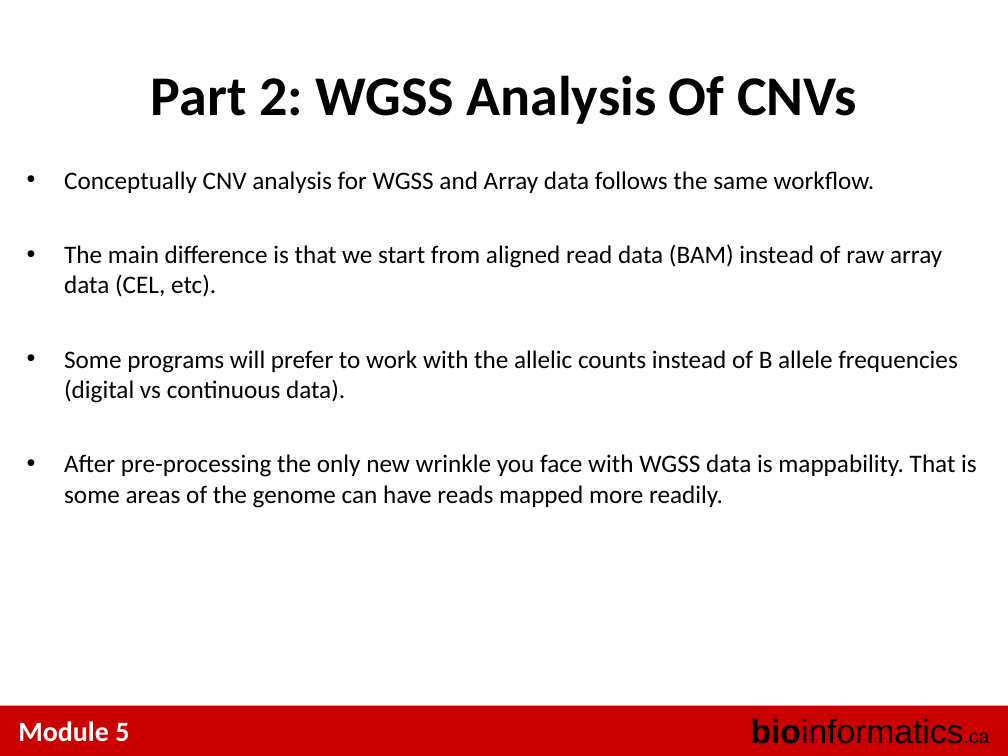
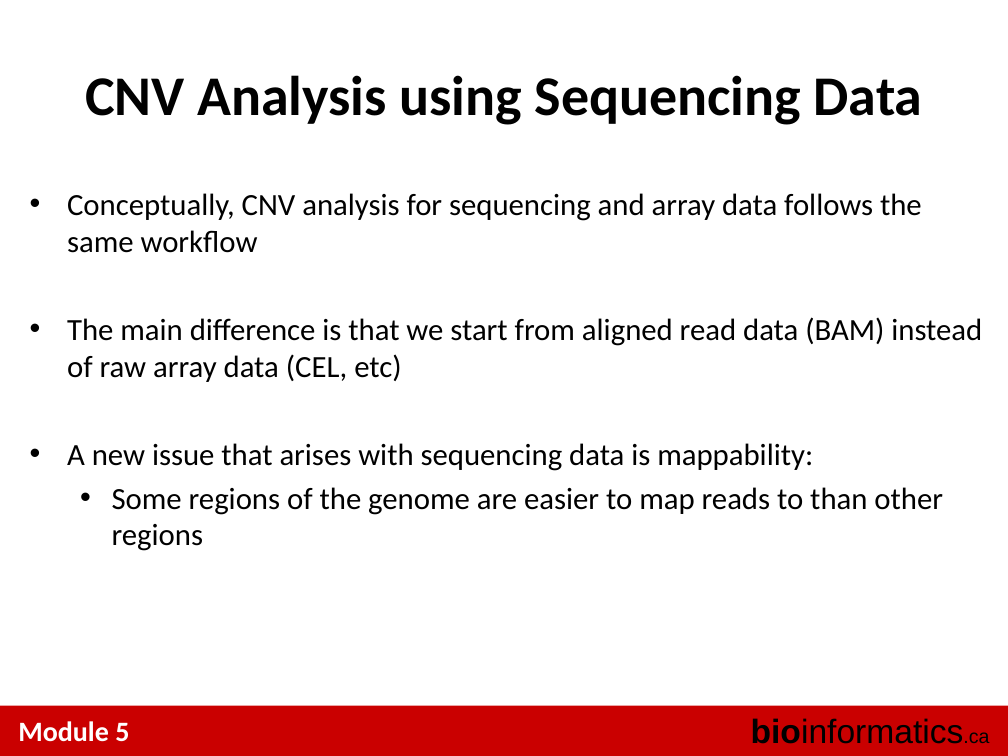
Before and after one commit to tinyheero/BICG-2016, a slide deck: slide 16 of copy_number/content/BiCG_2014_Module5_Lab_shah.ppt (slide 25 before the commit). Drawn at 1008x756 pixels with LibreOffice and Linux fonts; fonts in the diff are those of the drawing. Boxes give left, top, right and bottom in pixels: in the first picture for what was removed or moved away, otherwise in the second. Text is boxed around its words. In the diff, an @@ line names an element or a change of style, - is before the commit and + after.

```diff
--- a/copy_number/content/BiCG_2014_Module5_Lab_shah.ppt
+++ b/copy_number/content/BiCG_2014_Module5_Lab_shah.ppt
@@ text at box(85, 75, 923, 125): text changed @@
-Part 2: WGSS Analysis Of CNVs
+CNV Analysis using Sequencing Data
@@ text at box(67, 193, 982, 551): text changed; size 18 to 22 pt @@
-• Conceptually CNV analysis for WGSS and Array data follows the same workflow.
-• The main difference is that we start from aligned read data (BAM) instead of raw array data (CEL, etc).
-• Some programs will prefer to work with the allelic counts instead of B allele frequencies (digital vs continuous data).
-• After pre-processing the only new wrinkle you face with WGSS data is mappability. That is some areas of the genome can have reads mapped more readily.
+• Conceptually, CNV analysis for sequencing and array data follows the same workflow
+• The main difference is that we start from aligned read data (BAM) instead of raw array data (CEL, etc)
+• A new issue that arises with sequencing data is mappability:
+  • Some regions of the genome are easier to map reads to than other regions
```
Also in this commit, not shown: 13 other slides changed, 5 slides added, 18 slides removed.
